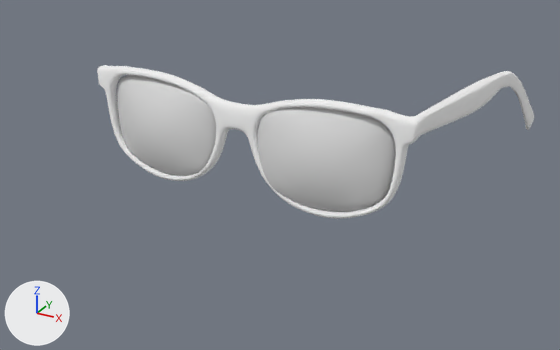
The glTF model glasses_models/glassesBranchesBent_right.glb as it was, and as the next commit left it.
Before and after are seen from a camera (50 mm lens) standing at (66.3, -81.1, 56.9) and looking at (1.6, 36.5, -1.9). The axes (+X, +Y, +Z) are drawn at lower left. The lights are the same throughout. Where no turn or scale is listed for an object, it has been applied to the vertices. Vertices at the same position are counted once.
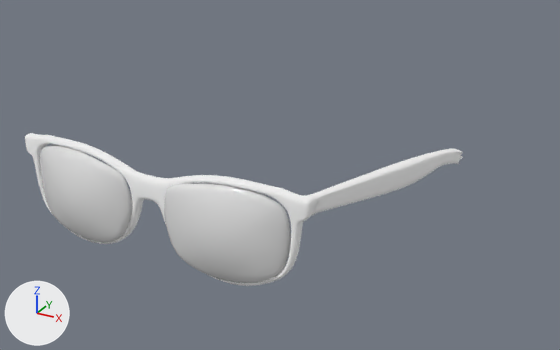
Boxes [x1, y1, x2, y2] around the edits, measured in the pictures (560 x 350 px):
```json
{"object": "Plane003", "change": "deleted", "before": [117, 75, 396, 212]}
{"object": "Plane002", "change": "reshaped, moved, rescaled", "before": [97, 65, 534, 218], "after": [25, 133, 463, 286]}
{"object": "lenses", "change": "added", "after": [40, 145, 291, 283]}
{"part": 1, "of": "me_plane002", "change": "deleted", "before": [97, 65, 534, 218]}
{"part": 2, "of": "me_plane002", "change": "added", "after": [25, 133, 463, 286]}
```

Edits to the scene script, one JSON object a line:
```json
{"block": "me_plane002", "where": "# used by ob_plane002; location = (0.0, 23.7, 8.0); rotation_euler = (1.571, 0.0, 0.0), in degrees (90, 0, 0); scale = (0.312, 0.312, 0.312)"}
{"op": "remove", "block": "me_plane002", "code": "me_plane002.from_pydata(...)  # 2290 vertices, 4560 faces; spans x -100.0..120.0, y -33.0..34.0, z -204.0..2.0"}
{"op": "add", "block": "me_plane002", "code": "me_plane002.from_pydata(...)  # 2114 vertices, 4139 faces; spans x -100.0..142.0, y -31.0..34.0, z 14.0..164.0"}
{"block": "me_plane002", "change": "me_plane002 part 1: 2290 vertices removed from x -100.0..120.0, y -33.0..34.0, z -204.0..2.0"}
{"block": "me_plane002", "change": "me_plane002 part 2: 2114 vertices added at x -100.0..142.0, y -31.0..34.0, z 14.0..164.0"}
{"op": "add", "block": "me_plane003_1", "code": ["me_plane003_1 = bpy.data.meshes.new('Plane003')", "me_plane003_1.from_pydata(...)  # 688 vertices, 1368 faces; spans x -22.8..22.8, y -42.0..-38.0, z -7.5..7.8", "me_plane003_1.materials.append(mat_glass_001)  # white #e7e7e7"]}
{"op": "set", "path": "ob_plane002.location", "old": "(0.0, 23.7, 8.0)", "new": "(0.0, 39.3, 5.4)"}
{"op": "set", "path": "ob_plane002.scale", "old": "(0.312, 0.312, 0.312)", "new": "(0.254, 0.254, 0.244)"}
{"op": "remove", "block": "ob_plane003", "code": ["ob_plane003 = bpy.data.objects.new('Plane003', me_plane003)", "ob_plane003.location = (0.0, 23.7, 8.0)"]}
{"op": "add", "block": "ob_lenses", "code": ["ob_lenses = bpy.data.objects.new('lenses', me_plane003_1)", "ob_lenses.location = (0.0, 39.3, 5.4)"]}
```
